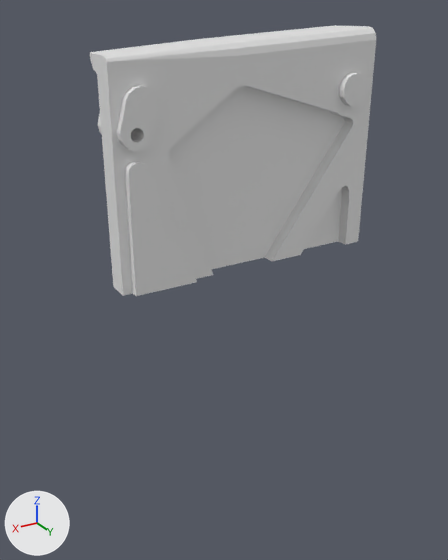
The Blender file CANDataCenter/FuseBoxMounting.blend, before and after one commit.
Rendered twice from a 50 mm camera at (0.0999, 0.1751, 0.1519) aimed at (0.0023, 0.0126, 0.0707). The axes (+X, +Y, +Z) are drawn at lower left. The lights are the same throughout.

The first picture shows 'V2_Mounting Panel Top'.
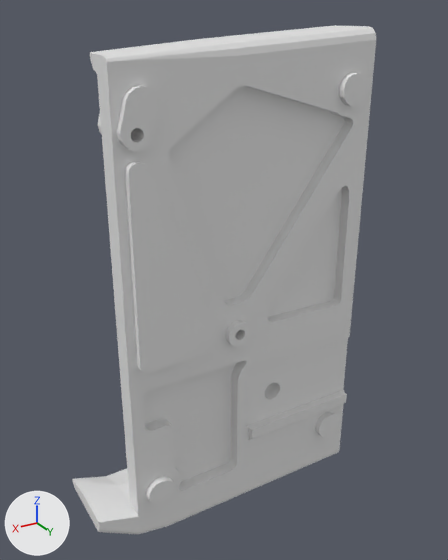
Location of each change, (x1, y1, x2, y2) in pixels of the pictures (448 x 560 px):
'V2_Mounting Panel Bottom', shown
    after: (72, 242, 358, 535)

The edits, one by one:
Object 'V2_Mounting Panel Bottom' (ob_v2_mounting_panel_bottom) is now shown.
